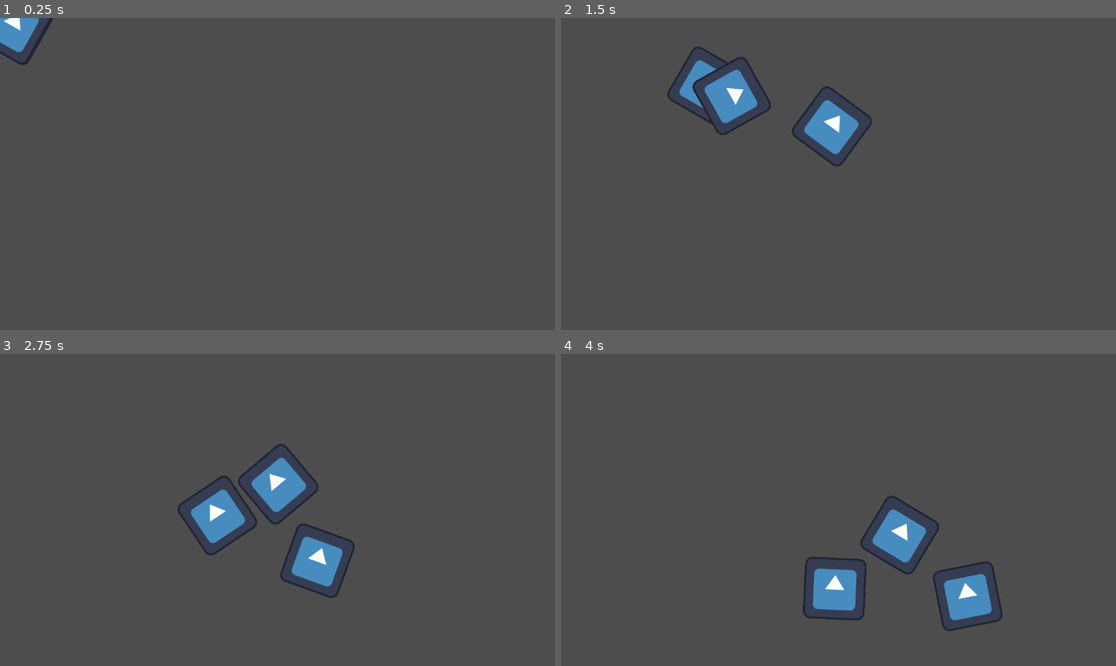
Above: before the commit, frames 1-4 (two rows, left to right).
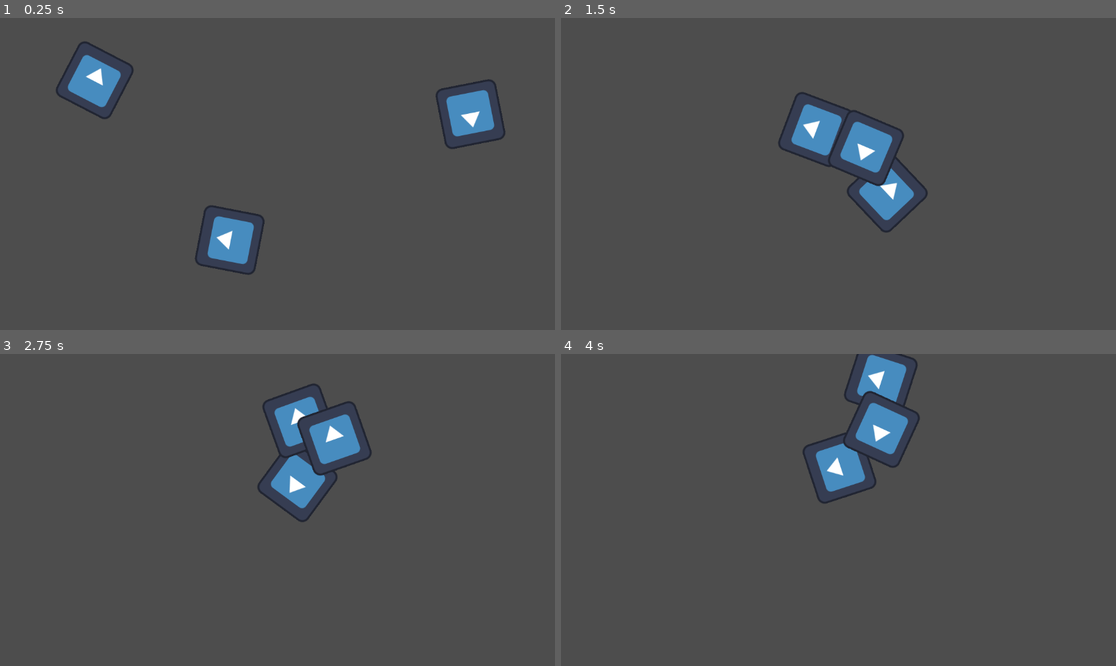
Above: after the commit, the same moments.

Repository: flowerFawn/aprils-game-of-life
Game: Godot game, scene res://scenes/world.tscn
The game is run twice, just before and just after one commit, with the same random seed, the same clock (stepped at 60 frames per second) and the same inputs. The engine's default icon, where the game draws it, is replaced by a stand-in: a white triangle on a blue panel in a dark square.
Inputs (mouse positions are in pixels of both pictures, inside the frame that each line leads up to):
- Up to frame 1 (0.25 s): no input
- Up to frame 2 (1.5 s): move the mouse to (960, 158) at 0.52 s; move the mouse to (727, 189) at 1.27 s
- Up to frame 3 (2.75 s): move the mouse to (333, 441) at 2.02 s
- Up to frame 4 (4 s): move the mouse to (810, 572) at 2.77 s; move the mouse to (1005, 556) at 3.52 s

The runs differ from the first frame. In frame 1, 4.6% of the frame differs, in the area x 0-92%, y 0-83%; in frame 2, 5.5%; in frame 3, 6.3%; in frame 4, 7.5%, in the area x 43-80%, y 0-89%.

Commit message:
added behaviours as a resource
different scripts for different behaviours, can have a weight and distance and group it checks in each individual behaviour resource

Diff:
--- a/project.godot
+++ b/project.godot
@@ -15,6 +15,10 @@
 config/features=PackedStringArray("4.6", "Mobile")
 config/icon="res://icon.svg"
 
+[global_group]
+
+Vehicle=""
+
 [physics]
 
 3d/physics_engine="Jolt Physics"
--- /dev/null
+++ b/resources/behaviours/attraction.tres
@@ -0,0 +1,10 @@
+[gd_resource type="Resource" script_class="BAttraction" format=3 uid="uid://g0gpceg5fvrn"]
+
+[ext_resource type="Script" uid="uid://c70ery7ey2sxt" path="res://scripts/resources/behaviours/b_attraction.gd" id="1_gbvrm"]
+
+[resource]
+script = ExtResource("1_gbvrm")
+attraction_distance = 100.0
+considered_group = &"Vehicle"
+weight = 0.1
+metadata/_custom_type_script = "uid://c70ery7ey2sxt"
--- /dev/null
+++ b/resources/behaviours/avoidance.tres
@@ -0,0 +1,10 @@
+[gd_resource type="Resource" script_class="BAvoidance" format=3 uid="uid://eibd0p6n5jgm"]
+
+[ext_resource type="Script" uid="uid://c1tg4rc74wnlv" path="res://scripts/resources/behaviours/b_avoidance.gd" id="1_bq3iu"]
+
+[resource]
+script = ExtResource("1_bq3iu")
+avoidance_distance = 100.0
+considered_group = &"Vehicle"
+weight = 10.0
+metadata/_custom_type_script = "uid://c1tg4rc74wnlv"
--- a/scenes/world.tscn
+++ b/scenes/world.tscn
@@ -3,32 +3,41 @@
 [ext_resource type="Script" uid="uid://bbffsk7r2nnyt" path="res://scripts/world_handler.gd" id="1_4wyf3"]
 [ext_resource type="Script" uid="uid://ca7qujltyf515" path="res://scripts/vehicle.gd" id="1_nnsk1"]
 [ext_resource type="Texture2D" uid="uid://njjameo23f1k" path="res://icon.svg" id="1_rwgxs"]
+[ext_resource type="Script" uid="uid://tllikwphifxb" path="res://scripts/resources/behaviours/behaviour.gd" id="3_71j4m"]
+[ext_resource type="Resource" uid="uid://eibd0p6n5jgm" path="res://resources/behaviours/avoidance.tres" id="4_qfnet"]
+[ext_resource type="Resource" uid="uid://g0gpceg5fvrn" path="res://resources/behaviours/attraction.tres" id="5_qfnet"]
 
 [node name="Node2D" type="Node2D" unique_id=1745574569]
 script = ExtResource("1_4wyf3")
 
-[node name="Vehicle" type="Node2D" parent="." unique_id=58734685 node_paths=PackedStringArray("node_sprite")]
+[node name="Vehicle" type="Node2D" parent="." unique_id=58734685 node_paths=PackedStringArray("node_sprite") groups=["Vehicle"]]
+position = Vector2(167, 114)
 script = ExtResource("1_nnsk1")
+behaviours = Array[ExtResource("3_71j4m")]([ExtResource("4_qfnet"), ExtResource("5_qfnet")])
 node_sprite = NodePath("Sprite2D")
 metadata/_custom_type_script = "uid://ca7qujltyf515"
 
 [node name="Sprite2D" type="Sprite2D" parent="Vehicle" unique_id=2086282940]
 texture = ExtResource("1_rwgxs")
 
-[node name="Vehicle2" type="Node2D" parent="." unique_id=594721569 node_paths=PackedStringArray("node_sprite")]
+[node name="Vehicle2" type="Node2D" parent="." unique_id=594721569 node_paths=PackedStringArray("node_sprite") groups=["Vehicle"]]
+position = Vector2(475, 471)
 script = ExtResource("1_nnsk1")
 max_speed = 800.0
 force = 300.0
+behaviours = Array[ExtResource("3_71j4m")]([ExtResource("4_qfnet"), ExtResource("5_qfnet")])
 node_sprite = NodePath("Sprite2D")
 metadata/_custom_type_script = "uid://ca7qujltyf515"
 
 [node name="Sprite2D" type="Sprite2D" parent="Vehicle2" unique_id=452504838]
 texture = ExtResource("1_rwgxs")
 
-[node name="Vehicle3" type="Node2D" parent="." unique_id=415205202 node_paths=PackedStringArray("node_sprite")]
+[node name="Vehicle3" type="Node2D" parent="." unique_id=415205202 node_paths=PackedStringArray("node_sprite") groups=["Vehicle"]]
+position = Vector2(1006, 194)
 script = ExtResource("1_nnsk1")
 max_speed = 300.0
 force = 900.0
+behaviours = Array[ExtResource("3_71j4m")]([ExtResource("5_qfnet"), ExtResource("4_qfnet")])
 node_sprite = NodePath("Sprite2D")
 metadata/_custom_type_script = "uid://ca7qujltyf515"
 
--- /dev/null
+++ b/scripts/resources/behaviours/b_attraction.gd
@@ -0,0 +1,14 @@
+extends Behaviour
+class_name BAttraction
+
+@export var attraction_distance:float
+
+func get_desired(behavour:Thing, neighbours:Array[Thing]) -> Vector2:
+	var affecting:Array[Vector2] = []
+	var distance_squared:float = attraction_distance ** 2
+	for neighbour:Thing in neighbours:
+		if neighbour.is_in_group(considered_group):
+			if behavour.position.distance_squared_to(neighbour.position) > distance_squared:
+				affecting.append(set_mag(behavour.position.direction_to(neighbour.position), weight))
+	print(affecting)
+	return get_vector_average(affecting)
--- /dev/null
+++ b/scripts/resources/behaviours/b_avoidance.gd
@@ -0,0 +1,13 @@
+extends Behaviour
+class_name BAvoidance
+
+@export var avoidance_distance:float
+
+func get_desired(behavour:Thing, neighbours:Array[Thing]) -> Vector2:
+	var affecting:Array[Vector2] = []
+	var distance_squared:float = avoidance_distance ** 2
+	for neighbour:Thing in neighbours:
+		if neighbour.is_in_group(considered_group):
+			if behavour.position.distance_squared_to(neighbour.position) < distance_squared:
+				affecting.append(set_mag(neighbour.position.direction_to(behavour.position), weight))
+	return get_vector_average(affecting)
--- /dev/null
+++ b/scripts/resources/behaviours/behaviour.gd
@@ -0,0 +1,19 @@
+extends Resource
+class_name Behaviour
+
+@export var considered_group:StringName
+@export var weight:float = 1
+
+func get_desired(behavour:Thing, neighbours:Array[Thing]) -> Vector2:
+	return Vector2.RIGHT
+
+func get_vector_average(vectors:Array[Vector2]) -> Vector2:
+	if vectors.is_empty():
+		return Vector2.ZERO
+	var average_vector:Vector2 = Vector2.ZERO
+	for vector:Vector2 in vectors:
+		average_vector += vector
+	return average_vector / vectors.size()
+
+func set_mag(vec:Vector2, magnitude:float) -> Vector2:
+	return vec.normalized() * magnitude
--- a/scripts/vehicle.gd
+++ b/scripts/vehicle.gd
@@ -5,6 +5,7 @@
 @export var max_speed:float = 500
 ##The max amount (per second) the vehicle can apply a force to it's velocity
 @export var force:float = 1000
+@export var behaviours:Array[Behaviour]
 @export_category("technical")
 @export var node_sprite:Sprite2D
 
@@ -17,15 +18,27 @@
 
 
 func do_process(delta:float, neighbours:Array[Thing]) -> void:
-	desired = get_desired()
+	desired = get_desired(neighbours)
 	velocity += get_acceleration() * delta
 	velocity.limit_length(max_speed)
 	node_sprite.rotation = velocity.angle()
 	move(delta)
 
-func get_desired() -> Vector2:
-	return max_speed * get_local_mouse_position().normalized()
+func get_desired(neighbours:Array[Thing]) -> Vector2:
+	var affecting_vectors:Array[Vector2] = []
+	var new_desired:Vector2 = Vector2.ZERO
+	for behaviour:Behaviour in behaviours:
+		affecting_vectors.append(behaviour.get_desired(self, neighbours))
+	print(affecting_vectors)
+	return get_vector_average(affecting_vectors).normalized() * max_speed
 
+func get_vector_average(vectors:Array[Vector2]) -> Vector2:
+	if vectors.is_empty():
+		return Vector2.ZERO
+	var average_vector:Vector2 = Vector2.ZERO
+	for vector:Vector2 in vectors:
+		average_vector += vector
+	return average_vector / vectors.size()
 
 func get_acceleration() -> Vector2:
 	return force * (desired - velocity).normalized()
--- a/scripts/world_handler.gd
+++ b/scripts/world_handler.gd
@@ -5,5 +5,6 @@
 
 func _physics_process(delta: float) -> void:
 	var things:Array[Thing]
-	for child:Thing in get_children():
-		child.do_process(delta, things)
+	things.assign(get_children())
+	for thing:Thing in things:
+		thing.do_process(delta, things)
Not shown, added: scripts/resources/behaviours/b_attraction.gd.uid
Not shown, added: scripts/resources/behaviours/b_avoidance.gd.uid
Not shown, added: scripts/resources/behaviours/behaviour.gd.uid
